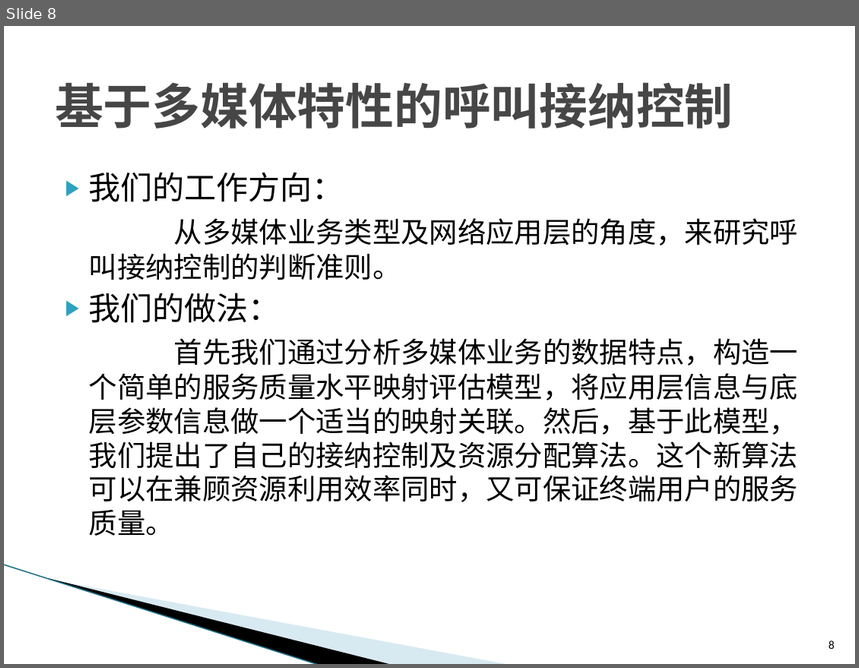
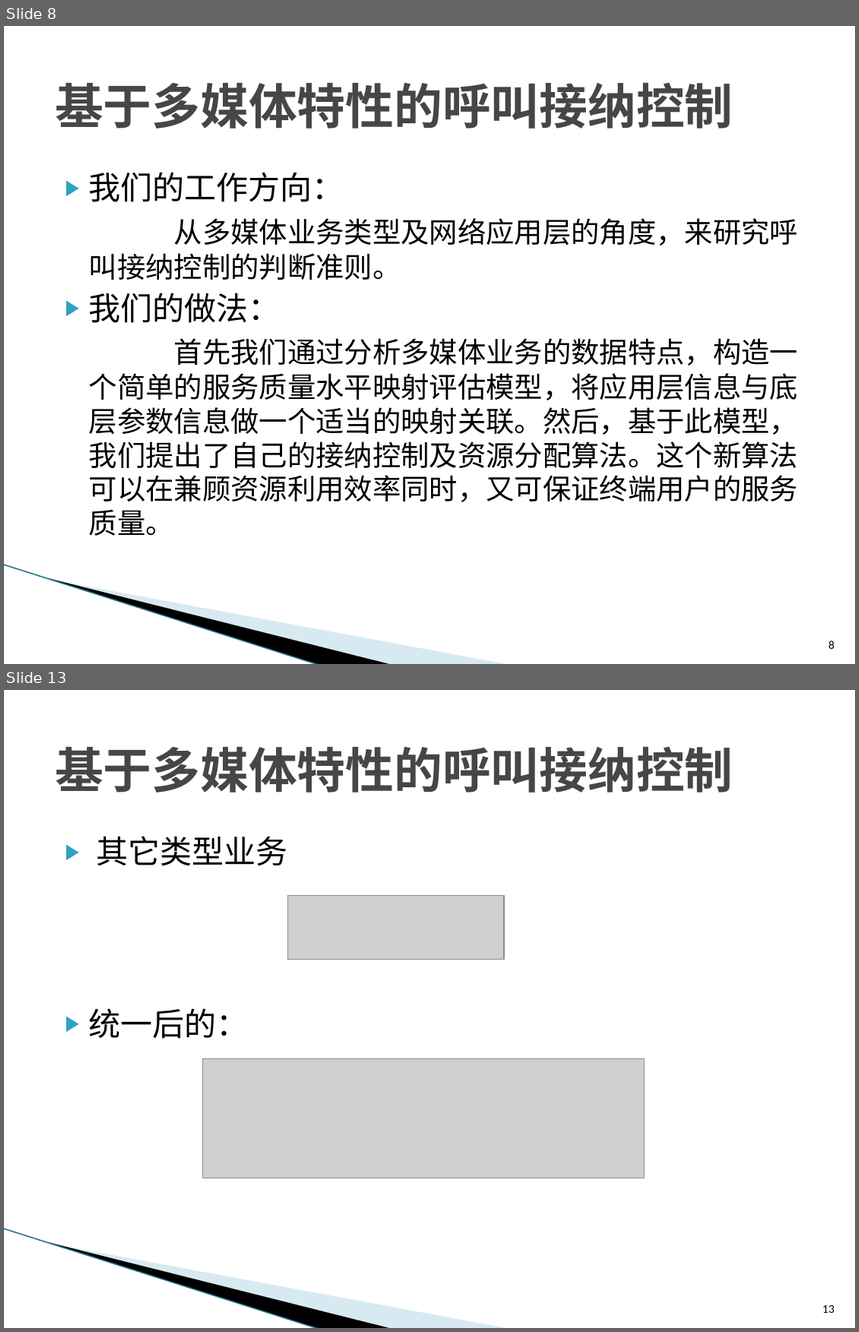
Before and after one commit to ZhiweiYAN/yzw_thesis, a slide deck: defense_phd.pptx. Shown one above the other, each under a label of ours: slide 8 before the commit, slides 8 and 13 after it; the slides between them are not shown. The pictures are 859x668 and 859x1332 pixels, drawn with LibreOffice and Linux fonts; fonts in the diff are those of the drawing; grey boxes stand for pictures; background and template pictures are left out. Boxes give left, top, right and bottom in pixels: in the first picture for what was removed or moved away, otherwise in the second. Text is boxed around its words. In the diff, an @@ line names an element or a change of style, - is before the commit and + after.

```diff
--- a/defense_phd.pptx
+++ b/defense_phd.pptx
@@ slide 13 added at (x1=4, y1=690, x2=855, y2=1328), background #FFFFFF; not listed: 3 template elements that a slide beside it also shows @@
@@ title added at (x1=55, y1=746, x2=734, y2=793), 41 pt, text #464646, bold @@
+基于多媒体特性的呼叫接纳控制
@@ text added at (x1=89, y1=836, x2=287, y2=1039), 27 pt, text #000000 @@
+▶ 其它类型业务
+▶ 统一后的：
@@ picture added at (x1=287, y1=896, x2=503, y2=960) @@
@@ picture added at (x1=202, y1=1059, x2=644, y2=1179) @@
@@ page number added at (x1=823, y1=1306, x2=835, y2=1313), 10 pt, text #000000 @@
+13
```
Also in this commit, not shown: 10 other slides added, 1 slide removed.
